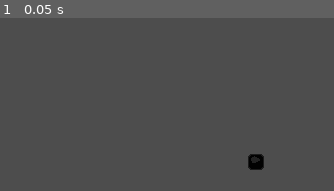
Above: before the commit, frame 1.
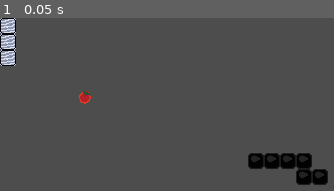
Above: after the commit, the same moment.

Repository: MuDotGen/SnakeFromMemory
Game: Godot game, scene res://scenes/World.tscn
Two runs of this game, one before a commit and one after it. Both use one fixed random seed, a clock stepped at 60 frames per second and the inputs below.
Inputs:
- Up to frame 1 (0.05 s): no input

The runs differ from the first frame. In frame 1, 3.8% of the frame differs, in the area x 0-99%, y 0-97%.

Commit message:
Main elements added, player, food, obstacles

Diff:
--- a/Project/project.godot
+++ b/Project/project.godot
@@ -22,6 +22,12 @@
 window/size/mode=2
 window/stretch/mode="viewport"
 
+[layer_names]
+
+2d_physics/layer_1="player"
+2d_physics/layer_2="obstacle"
+2d_physics/layer_3="food"
+
 [rendering]
 
 textures/canvas_textures/default_texture_filter=0
--- /dev/null
+++ b/Project/scenes/Food.tscn
@@ -0,0 +1,17 @@
+[gd_scene load_steps=4 format=3 uid="uid://2dw5571vbvvd"]
+
+[ext_resource type="Texture2D" uid="uid://cll4x2asit1sc" path="res://art/spr_fruit.png" id="1_55e6l"]
+[ext_resource type="Script" path="res://scripts/Fruit.gd" id="1_vyosg"]
+
+[sub_resource type="RectangleShape2D" id="RectangleShape2D_j37r1"]
+size = Vector2(10, 10)
+
+[node name="Food" type="Area2D"]
+collision_layer = 4
+script = ExtResource("1_vyosg")
+
+[node name="Sprite2D" type="Sprite2D" parent="."]
+texture = ExtResource("1_55e6l")
+
+[node name="CollisionShape2D" type="CollisionShape2D" parent="."]
+shape = SubResource("RectangleShape2D_j37r1")
--- a/Project/scenes/GameManager.tscn
+++ b/Project/scenes/GameManager.tscn
@@ -1,3 +1,7 @@
-[gd_scene format=3 uid="uid://df52pv4sgngd6"]
+[gd_scene load_steps=2 format=3 uid="uid://df52pv4sgngd6"]
+
+[ext_resource type="PackedScene" uid="uid://mot4qbaqw5s8" path="res://scenes/Level.tscn" id="1_7ujjk"]
 
 [node name="GameManager" type="Node"]
+
+[node name="Level" parent="." instance=ExtResource("1_7ujjk")]
--- a/Project/scenes/HUD.tscn
+++ b/Project/scenes/HUD.tscn
@@ -1,3 +1,4 @@
 [gd_scene format=3 uid="uid://b71qt3tq1fia2"]
 
 [node name="Hud" type="CanvasLayer"]
+follow_viewport_enabled = true
--- a/Project/scenes/Level.tscn
+++ b/Project/scenes/Level.tscn
@@ -1,3 +1,30 @@
-[gd_scene format=3 uid="uid://mot4qbaqw5s8"]
+[gd_scene load_steps=5 format=3 uid="uid://mot4qbaqw5s8"]
 
-[node name="Level" type="Node2D"]
+[ext_resource type="Script" path="res://scripts/Level.gd" id="1_ao5cn"]
+[ext_resource type="PackedScene" uid="uid://bpa2scx4uyu2g" path="res://scenes/Player.tscn" id="2_cgxcg"]
+[ext_resource type="PackedScene" uid="uid://2dw5571vbvvd" path="res://scenes/Food.tscn" id="2_nyvoh"]
+[ext_resource type="PackedScene" uid="uid://b66su586ebhn7" path="res://scenes/Obstacle.tscn" id="4_y3j4x"]
+
+[node name="Level" type="Node2D" node_paths=PackedStringArray("player_node")]
+script = ExtResource("1_ao5cn")
+player_node = NodePath("Player")
+food_scene = ExtResource("2_nyvoh")
+
+[node name="Player" parent="." instance=ExtResource("2_cgxcg")]
+position = Vector2(256, 143)
+
+[node name="Foods" type="Node" parent="."]
+
+[node name="Food" parent="Foods" instance=ExtResource("2_nyvoh")]
+position = Vector2(85, 79)
+
+[node name="Obstacles" type="Node" parent="."]
+
+[node name="Obstacle" parent="Obstacles" instance=ExtResource("4_y3j4x")]
+position = Vector2(8, 8)
+
+[node name="Obstacle2" parent="Obstacles" instance=ExtResource("4_y3j4x")]
+position = Vector2(8, 24)
+
+[node name="Obstacle3" parent="Obstacles" instance=ExtResource("4_y3j4x")]
+position = Vector2(8, 40)
--- /dev/null
+++ b/Project/scenes/Obstacle.tscn
@@ -0,0 +1,14 @@
+[gd_scene load_steps=3 format=3 uid="uid://b66su586ebhn7"]
+
+[ext_resource type="Texture2D" uid="uid://brfovr5jclnja" path="res://art/spr_obstacle.png" id="1_tly2v"]
+
+[sub_resource type="RectangleShape2D" id="RectangleShape2D_d66jl"]
+size = Vector2(10, 10)
+
+[node name="Obstacle" type="Area2D"]
+
+[node name="Sprite2D" type="Sprite2D" parent="."]
+texture = ExtResource("1_tly2v")
+
+[node name="CollisionShape2D" type="CollisionShape2D" parent="."]
+shape = SubResource("RectangleShape2D_d66jl")
--- a/Project/scenes/Player.tscn
+++ b/Project/scenes/Player.tscn
@@ -9,3 +9,20 @@
 snake_segments_node = NodePath("SnakeSegments")
 
 [node name="SnakeSegments" type="Node2D" parent="."]
+
+[node name="SnakeSegment" parent="SnakeSegments" instance=ExtResource("2_g6m7x")]
+
+[node name="SnakeSegment2" parent="SnakeSegments" instance=ExtResource("2_g6m7x")]
+position = Vector2(16, 0)
+
+[node name="SnakeSegment3" parent="SnakeSegments" instance=ExtResource("2_g6m7x")]
+position = Vector2(32, 0)
+
+[node name="SnakeSegment4" parent="SnakeSegments" instance=ExtResource("2_g6m7x")]
+position = Vector2(48, 0)
+
+[node name="SnakeSegment5" parent="SnakeSegments" instance=ExtResource("2_g6m7x")]
+position = Vector2(48, 16)
+
+[node name="SnakeSegment6" parent="SnakeSegments" instance=ExtResource("2_g6m7x")]
+position = Vector2(64, 16)
--- a/Project/scenes/SnakeSegment.tscn
+++ b/Project/scenes/SnakeSegment.tscn
@@ -4,9 +4,10 @@
 [ext_resource type="Texture2D" uid="uid://867n1h44a7hi" path="res://art/spr_snake_segment.png" id="2_fg7r1"]
 
 [sub_resource type="RectangleShape2D" id="RectangleShape2D_8ch7p"]
-size = Vector2(4, 4)
+size = Vector2(10, 10)
 
 [node name="SnakeSegment" type="Area2D"]
+collision_mask = 7
 script = ExtResource("1_5rsfg")
 
 [node name="Sprite2D" type="Sprite2D" parent="."]
--- a/Project/scenes/World.tscn
+++ b/Project/scenes/World.tscn
@@ -1,14 +1,9 @@
-[gd_scene load_steps=4 format=3 uid="uid://1qnpbyqcdkeo"]
+[gd_scene load_steps=3 format=3 uid="uid://1qnpbyqcdkeo"]
 
-[ext_resource type="PackedScene" uid="uid://mot4qbaqw5s8" path="res://scenes/Level.tscn" id="1_6uycw"]
-[ext_resource type="PackedScene" uid="uid://bpa2scx4uyu2g" path="res://scenes/Player.tscn" id="2_eh6j5"]
-[ext_resource type="PackedScene" uid="uid://b71qt3tq1fia2" path="res://scenes/HUD.tscn" id="3_mngwq"]
+[ext_resource type="PackedScene" uid="uid://df52pv4sgngd6" path="res://scenes/GameManager.tscn" id="4_p7xxk"]
+[ext_resource type="Script" path="res://scripts/GameManager.gd" id="5_tcycl"]
 
 [node name="World" type="Node2D"]
 
-[node name="Level1" parent="." instance=ExtResource("1_6uycw")]
-
-[node name="Player" parent="Level1" instance=ExtResource("2_eh6j5")]
-position = Vector2(256, 144)
-
-[node name="Hud" parent="." instance=ExtResource("3_mngwq")]
+[node name="GameManager" parent="." instance=ExtResource("4_p7xxk")]
+script = ExtResource("5_tcycl")
--- /dev/null
+++ b/Project/scripts/Fruit.gd
@@ -0,0 +1,3 @@
+extends Area2D
+
+class_name Food
--- /dev/null
+++ b/Project/scripts/GameManager.gd
@@ -0,0 +1,8 @@
+extends Node
+
+class_name GameManager
+
+var level_number: int = 1
+
+func _ready():
+	pass
--- /dev/null
+++ b/Project/scripts/GridUtility.gd
@@ -0,0 +1,44 @@
+extends Node
+
+class_name GridUtility
+
+const USE_TILE_CENTERS = true # If true, the world position will be in the center of the tiles
+
+const WORLD_WIDTH = 512
+const WORLD_HEIGHT = 288
+const TILE_SIZE = 16
+const TILE_OFFSET: int = TILE_SIZE / 2 if USE_TILE_CENTERS else 0
+const NUM_COLUMNS: int = WORLD_WIDTH / TILE_SIZE
+const NUM_ROWS: int = WORLD_HEIGHT / TILE_SIZE
+
+# Given a grid position as a Vector2, return the equivalent world position
+static func grid_to_world(position: Vector2) -> Vector2:
+	if position:
+		var world_position_x: int = clamp(position.x * TILE_SIZE + TILE_OFFSET, 0, WORLD_WIDTH - 1)
+		var world_position_y: int = clamp(position.y * TILE_SIZE + TILE_OFFSET, 0, WORLD_HEIGHT - 1)
+		return Vector2(world_position_x, world_position_y)
+	else:
+		return Vector2.ZERO
+
+#
+static func world_to_grid(position: Vector2) -> Vector2:
+	var grid_position_x: int = clamp((position.x - TILE_OFFSET) / TILE_SIZE, 0, NUM_COLUMNS - 1)
+	var grid_position_y: int = clamp((position.y - TILE_OFFSET) / TILE_SIZE, 0, NUM_ROWS - 1)
+	return Vector2(grid_position_x, grid_position_y)
+
+#func _debug_grid_functions():
+	#print("Testing grid_to_world and world_to_grid functions:")
+	#print("Number of columns: " + str(NUM_COLUMNS) + ", Number of rows: " + str(NUM_ROWS))
+	#
+	#var test_grid_positions = [
+		#Vector2(0, 0),  # Top-left corner
+		#Vector2(NUM_COLUMNS - 1, NUM_ROWS - 1),  # Bottom-right corner
+		#Vector2(NUM_COLUMNS / 2, NUM_ROWS / 2),  # Center
+		#Vector2(-5, -5),  # Out-of-bounds negative
+		#Vector2(NUM_COLUMNS + 5, NUM_ROWS + 5)  # Out-of-bounds positive
+	#]
+	#
+	#for grid_position in test_grid_positions:
+		#var world_position = grid_to_world(grid_position)
+		#var back_to_grid_position = world_to_grid(world_position)
+		#print("Grid Position: %s, World Position: %s, Back to Grid: %s" % [grid_position, world_position, back_to_grid_position])
--- /dev/null
+++ b/Project/scripts/Level.gd
@@ -0,0 +1,39 @@
+extends Node2D
+
+class_name Level
+
+@export var player_node: Node = null  # Initialize player_node to null
+
+@export var food_scene: PackedScene = null
+@export var foods_node: Node = null
+
+func _ready():
+	reset_level()
+	if not foods_node:
+		foods_node = $Fruits as Node2D  # Fallback if not set in the editor
+
+func reset_level():
+	# Reset the player
+	#if fruit_node and fruit_node.is_inside_tree():
+		#player_node.queue_free()
+		#player_node = null  # Set player_node to null after freeing it
+
+	#instantiate_player()
+	pass
+
+#func instantiate_player():
+	## Instantiate the Player
+	#if player_scene:
+		#player_node = player_scene.instance()
+		#add_child(player_node)
+	#else:
+		#push_error("Need to add reference to Player scene in Level scene.")
+
+func instantiate_fruit(position: Vector2):
+	if food_scene and foods_node:
+		var world_position = GridUtility.grid_to_world(position)
+		var food_instance = food_scene.instance()
+		foods_node.add_child(food_instance)
+		food_instance.position = world_position
+	else:
+		push_error("Food scene or foods node is not set in Level scene.")
--- a/Project/scripts/Player.gd
+++ b/Project/scripts/Player.gd
@@ -9,6 +9,5 @@
 	if snake_segment_scene:
 		var first_segment = snake_segment_scene.instantiate()
 		snake_segments_node.add_child(first_segment) # Add the new instance to the container of snake segments
-		print("Child count after adding:", snake_segments_node.get_child_count()) # This should be 1 more than before
 	else:
 		push_error("No snake_segment_scene assigned in the Player scene")
Binary file added: Project/art/spr_obstacle.png
Not shown, added: Project/art/spr_obstacle.png.import
